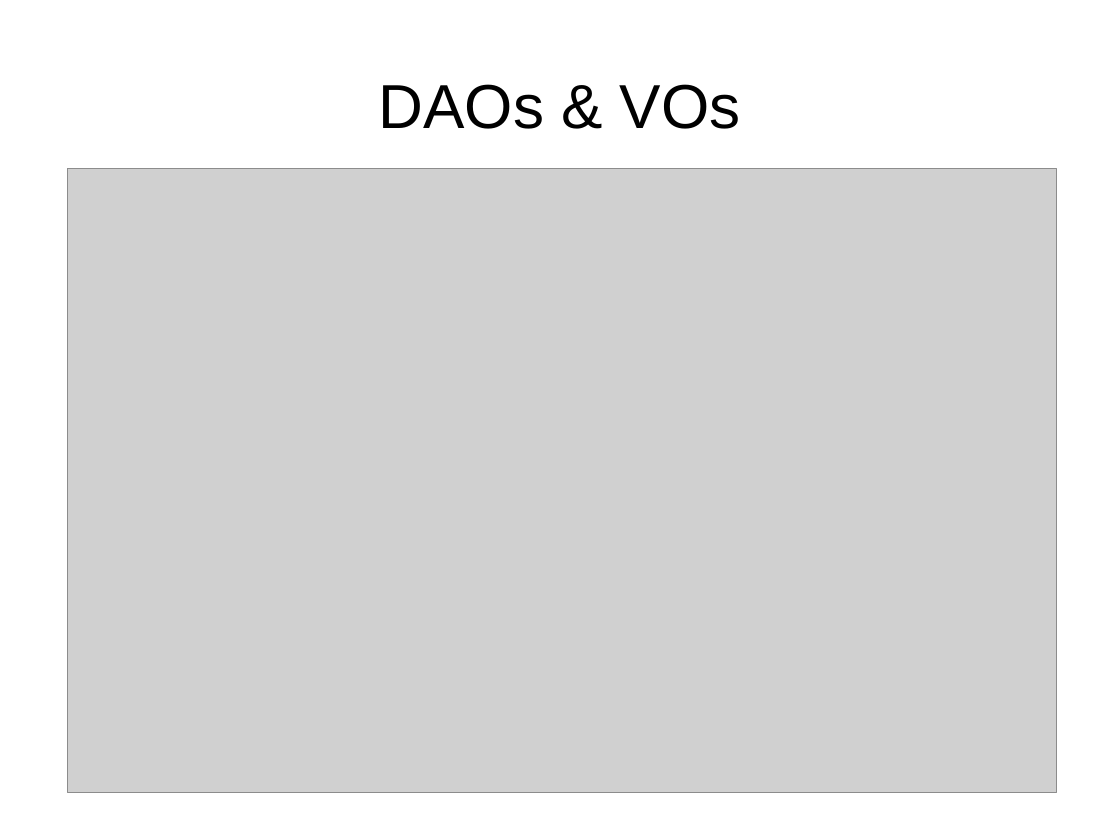
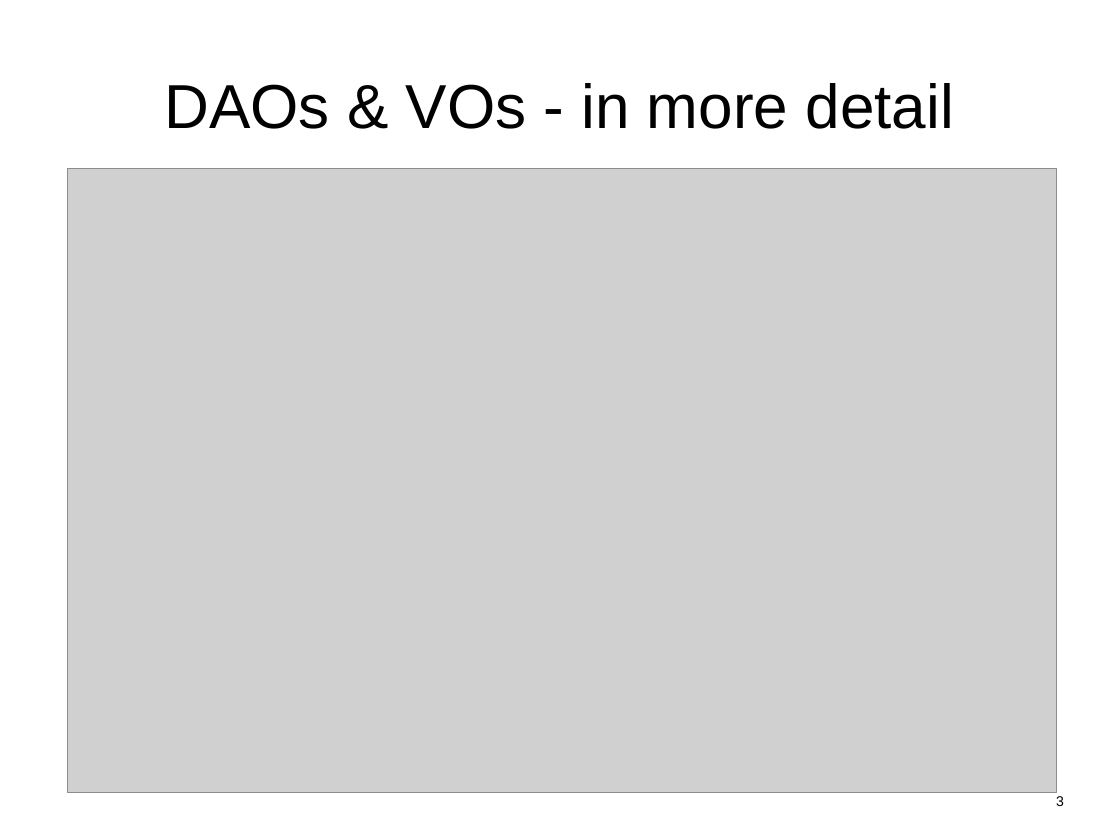
Before and after one commit to hotrodorm/hotrod, a slide deck: slide 3 of hotrod/docs/hotrod-2.0-overview.odp. Drawn at 1120x840 pixels with LibreOffice and Linux fonts; fonts in the diff are those of the drawing; grey boxes stand for pictures. Boxes give left, top, right and bottom in pixels: in the first picture for what was removed or moved away, otherwise in the second. Text is boxed around its words. In the diff, an @@ line names an element or a change of style, - is before the commit and + after.

```diff
--- a/hotrod/docs/hotrod-2.0-overview.odp
+++ b/hotrod/docs/hotrod-2.0-overview.odp
@@ title at (165,83,954,129): text changed @@
-DAOs & VOs
+DAOs & VOs - in more detail
@@ page number added at (1056,796,1064,806), 10 pt, text #000000 @@
+3
```
Also in this commit, not shown: 10 other slides changed, 3 other files.
